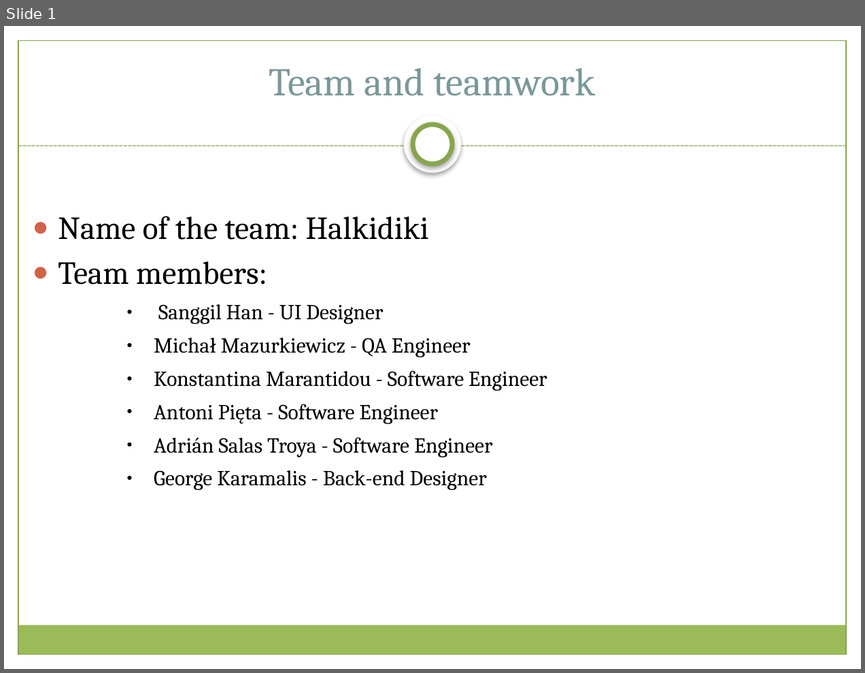
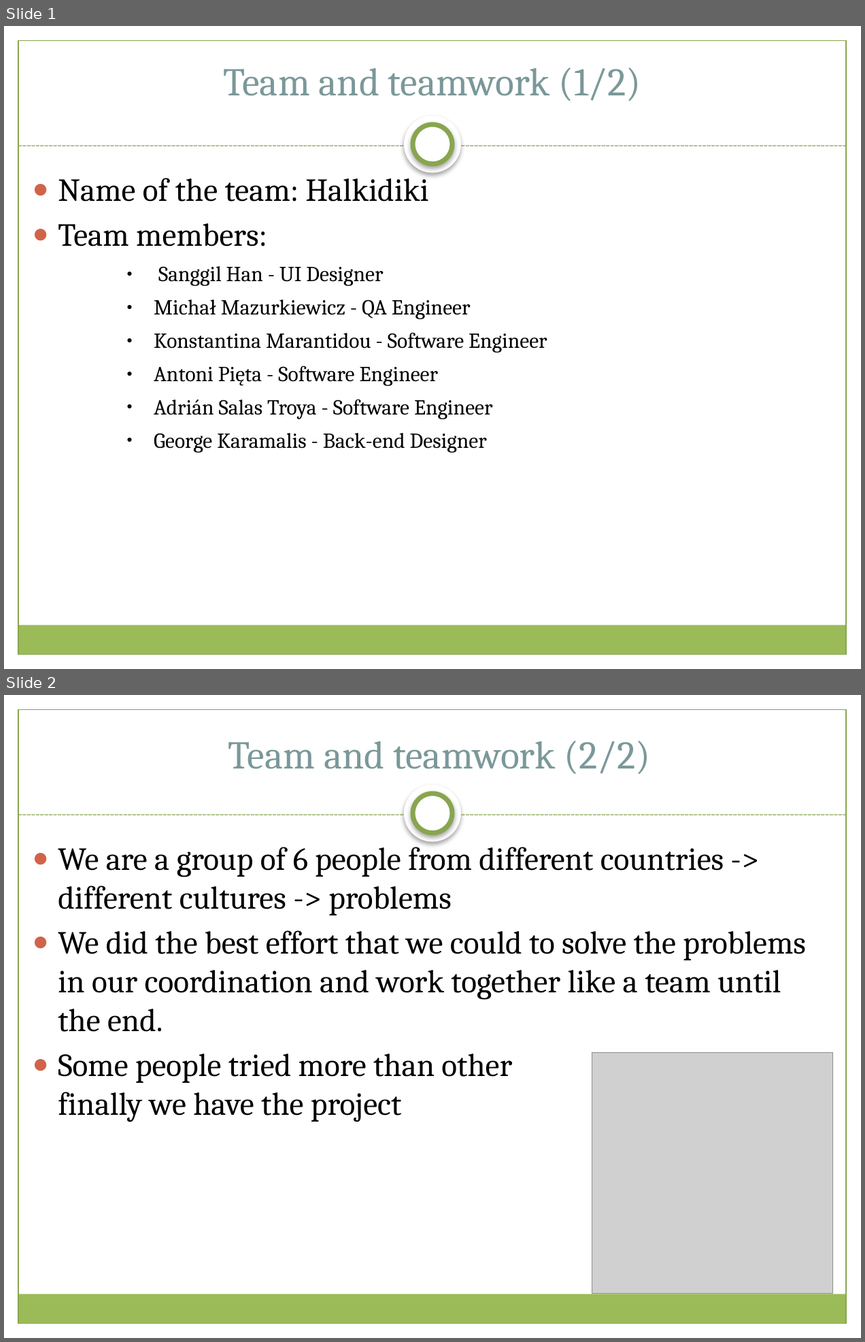
Before and after one commit to Sang712UMA/PetsApp, a slide deck: Presentation/KonstantinaSlides.pptx. Shown one above the other, each under a label of ours: slide 1 before the commit, slides 1 and 2 after it. The pictures are 865x673 and 865x1342 pixels, drawn with LibreOffice and Linux fonts; fonts in the diff are those of the drawing; grey boxes stand for pictures. Boxes give left, top, right and bottom in pixels: in the first picture for what was removed or moved away, otherwise in the second. Text is boxed around its words. In the diff, an @@ line names an element or a change of style, - is before the commit and + after.

```diff
--- a/Presentation/KonstantinaSlides.pptx
+++ b/Presentation/KonstantinaSlides.pptx
@@ slide 2 added at (x1=4, y1=695, x2=861, y2=1338), background #FFFFFF; not listed: 8 template elements that a slide beside it also shows @@
@@ title added at (x1=228, y1=741, x2=651, y2=774), 33 pt, text #7B9899 @@
+Team and teamwork (2/2)
@@ text added at (x1=58, y1=841, x2=826, y2=1121), 27 pt, text #000000 @@
+    ● We are a group of 6 people from different countries -> different cultures -> problems
+    ● We did the best effort that we could to solve the problems in our coordination and work together like a team until the end.
+    ● Some people tried more than other people but finally we have the project done.
@@ picture added at (x1=592, y1=1052, x2=832, y2=1293) @@
@@ slide 1 changed as well @@
@@ title at (x1=223, y1=67, x2=641, y2=101): text changed @@
-Team and teamwork
+Team and teamwork (1/2)
@@ text "Name of the team: Halkidiki" at (x1=58, y1=172, x2=547, y2=452): vertical alignment middle to top @@
```
Also in this commit, not shown: 1 other slide changed.
